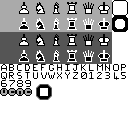
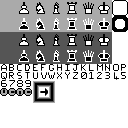
Layers edited between the first and the second w=128, h=128 image:
painted on "Tiles" over bbox(33, 81, 55, 103)
